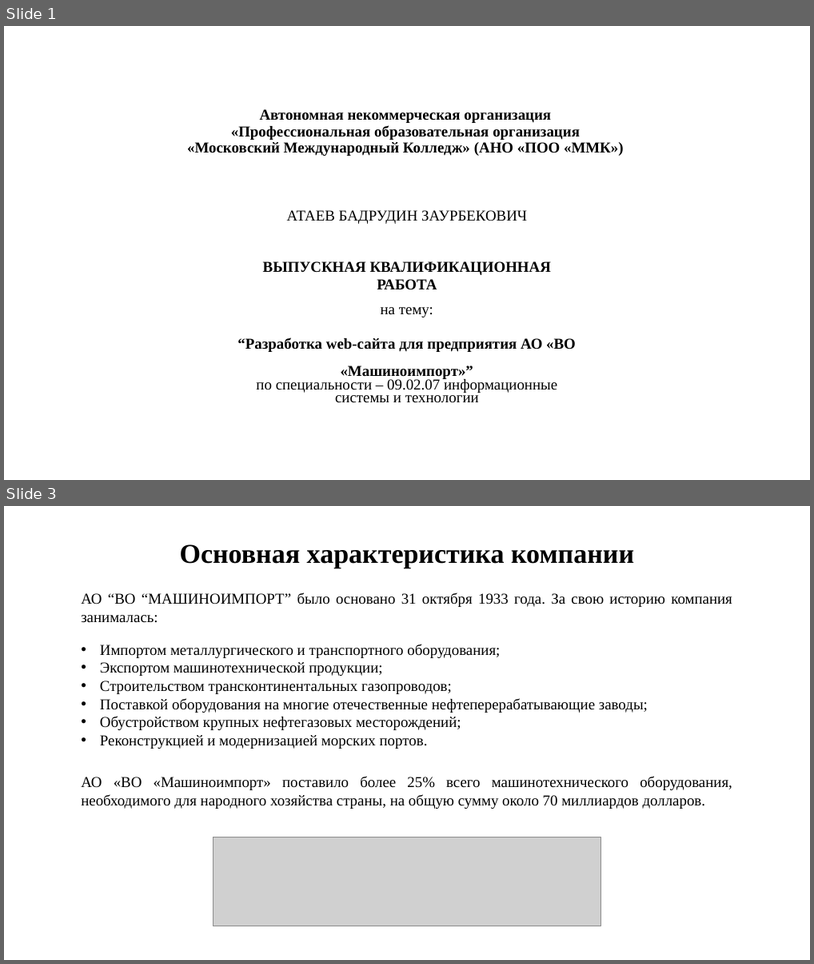
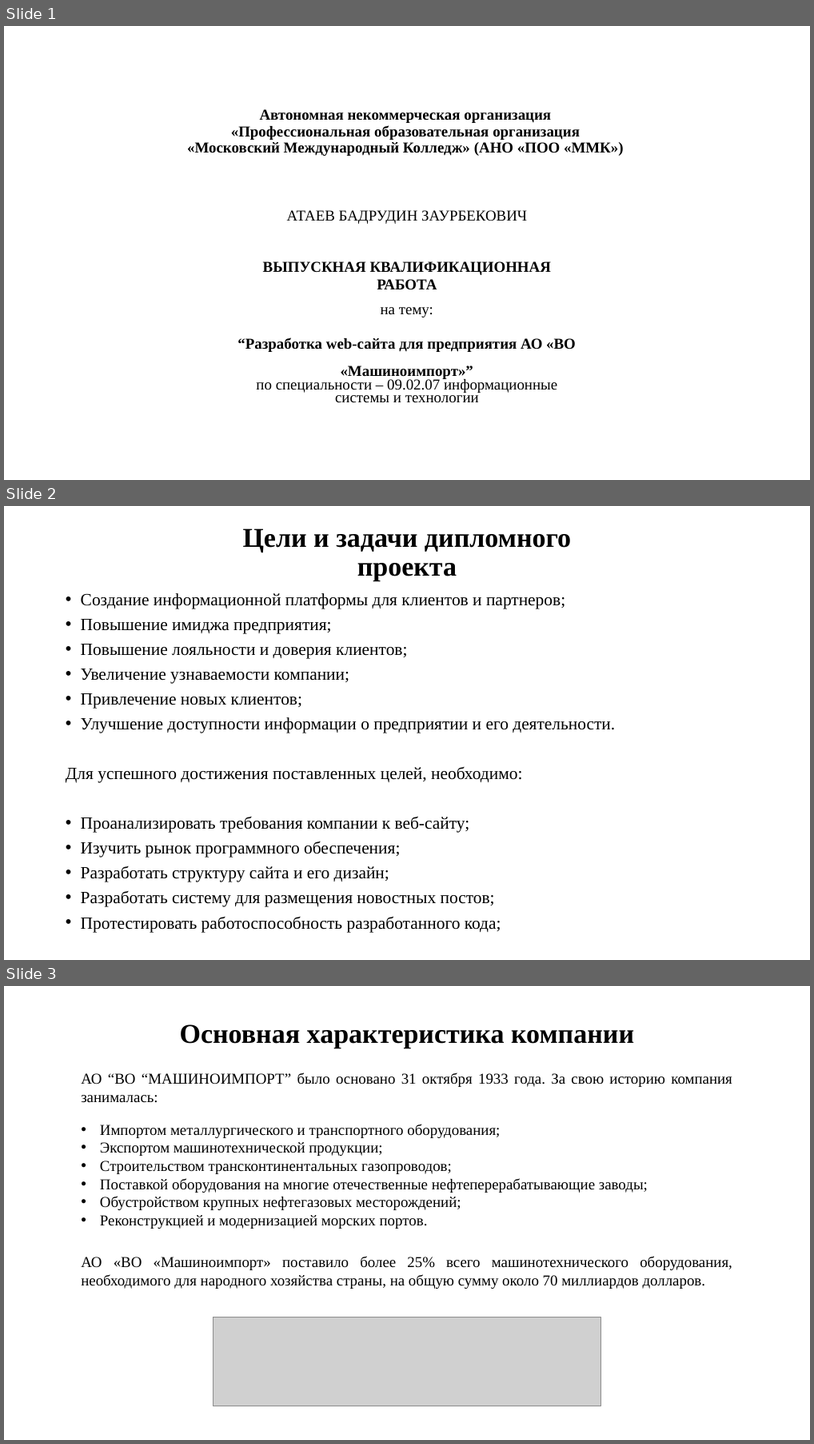
Before and after one commit to AtaevB/Commercial-Website-dev, a slide deck: презентация к диплому.pptx. Shown one above the other, each under a label of ours: slides 1 and 3 before the commit, slides 1, 2 and 3 after it; the slides between them are not shown. The pictures are 814x964 and 814x1444 pixels, drawn with LibreOffice and Linux fonts; fonts in the diff are those of the drawing; grey boxes stand for pictures. Boxes give left, top, right and bottom in pixels: in the first picture for what was removed or moved away, otherwise in the second. Text is boxed around its words. In the diff, an @@ line names an element or a change of style, - is before the commit and + after.

```diff
--- a/презентация к диплому.pptx
+++ b/презентация к диплому.pptx
@@ slide 2 added at box(4, 506, 810, 960), background #FFFFFF @@
@@ title added at box(243, 528, 571, 582), 32.4 pt, text #000000, bold @@
+Цели и задачи дипломного проекта
@@ text added at box(66, 593, 615, 932), 20.4 pt, text #000000 @@
+• Создание информационной платформы для клиентов и партнеров;
+• Повышение имиджа предприятия;
+• Повышение лояльности и доверия клиентов;
+• Увеличение узнаваемости компании;
+• Привлечение новых клиентов;
+• Улучшение доступности информации о предприятии и его деятельности.
+Для успешного достижения поставленных целей, необходимо:
+• Проанализировать требования компании к веб-сайту;
+• Изучить рынок программного обеспечения;
+• Разработать структуру сайта и его дизайн;
+• Разработать систему для размещения новостных постов;
+• Протестировать работоспособность разработанного кода;
```
Also in this commit, not shown: 3 slides changed, 3 other slides added, 4 slides removed, 41 other files.
